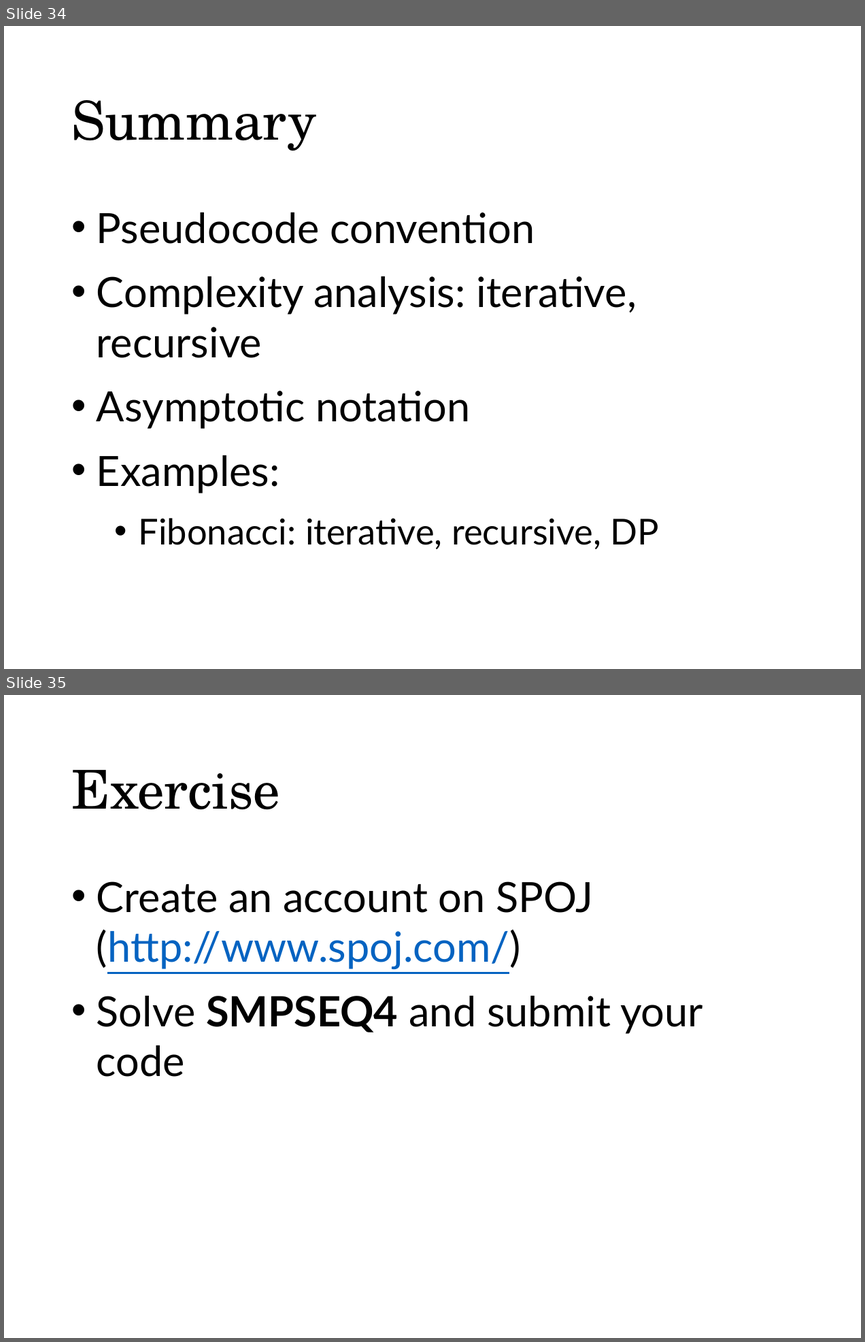
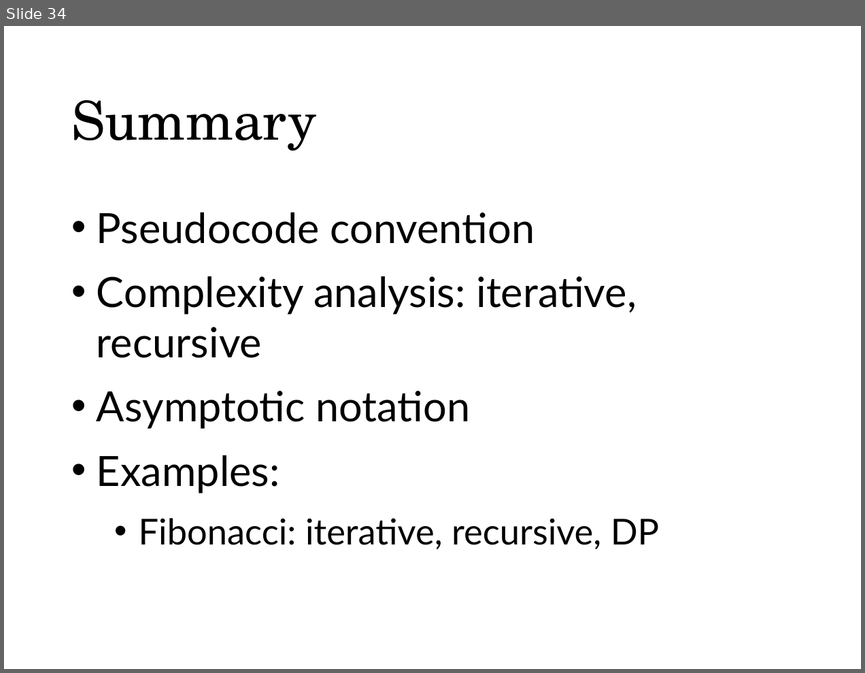
Before and after one commit to munif/paa-2, a slide deck: 161702/presentation/01 - Syllabus, Review of PAA 1/01. Syllabus, Review of PAA 1.pptx. Shown one above the other, each under a label of ours: slides 34 and 35 before the commit, slide 34 after it. The pictures are 865x1342 and 865x673 pixels, drawn with LibreOffice and Linux fonts; fonts in the diff are those of the drawing. Boxes give left, top, right and bottom in pixels: in the first picture for what was removed or moved away, otherwise in the second. Text is boxed around its words. In the diff, an @@ line names an element or a change of style, - is before the commit and + after.

```diff
--- a/161702/presentation/01 - Syllabus, Review of PAA 1/01. Syllabus, Review of PAA 1.pptx
+++ b/161702/presentation/01 - Syllabus, Review of PAA 1/01. Syllabus, Review of PAA 1.pptx
@@ slide 35 removed at box(4, 695, 861, 1338), background #FFFFFF @@
@@ title removed at box(71, 770, 280, 810) @@
-Exercise
@@ text removed at box(96, 881, 703, 1076) @@
-• Create an account on SPOJ (http://www.spoj.com/)
-• Solve SMPSEQ4 and submit your code
```
Also in this commit, not shown: 1 slide changed, 9 other files.
